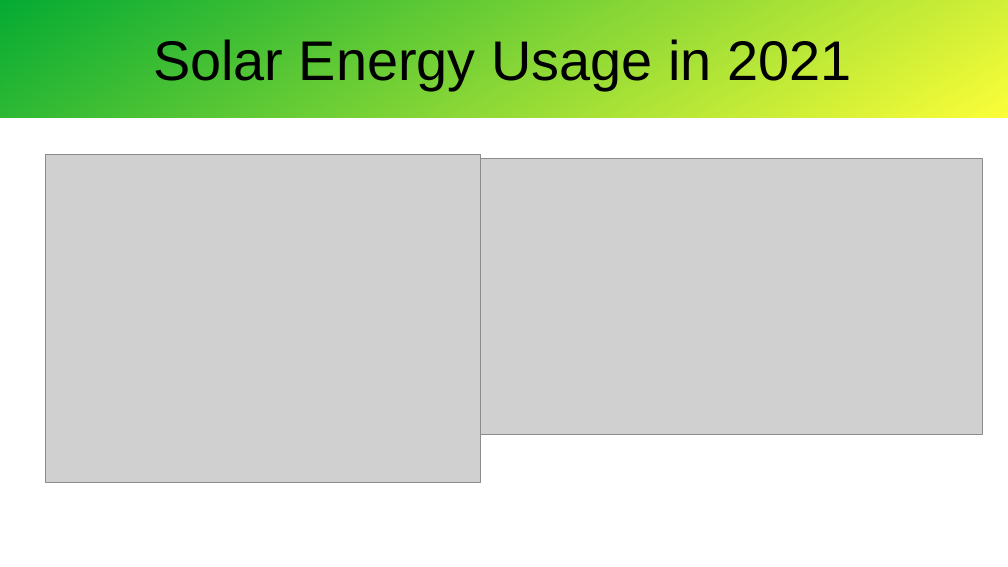
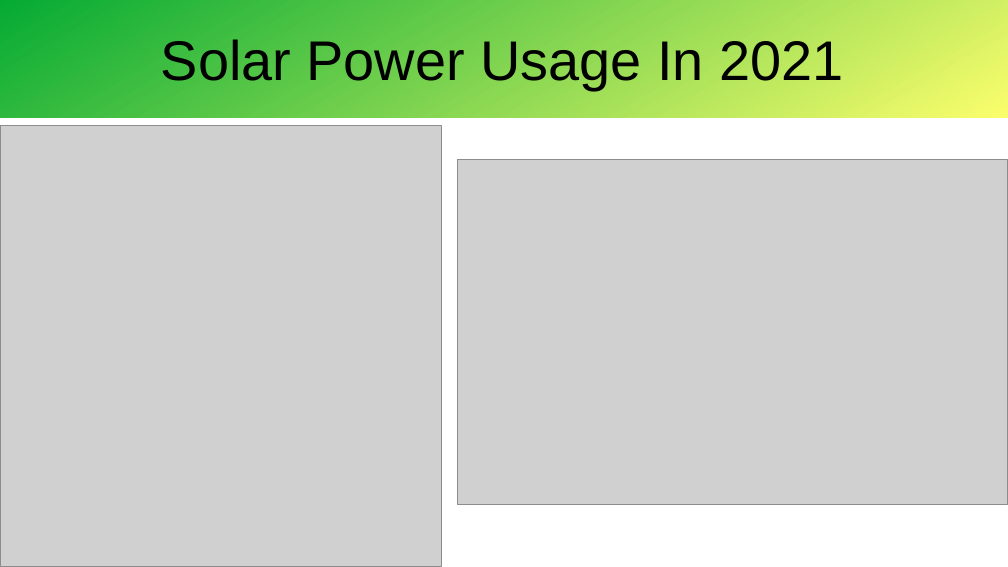
Before and after one commit to kim-tynes/EnergySourcesPortfolioProject, a slide deck: slide 3 of energy.pptx. Drawn at 1008x567 pixels with LibreOffice and Linux fonts; fonts in the diff are those of the drawing; grey boxes stand for pictures. Boxes give left, top, right and bottom in pixels: in the first picture for what was removed or moved away, otherwise in the second. Text is boxed around its words. In the diff, an @@ line names an element or a change of style, - is before the commit and + after.

```diff
--- a/energy.pptx
+++ b/energy.pptx
@@ title "Solar Power Usage In 2021" at (0,0,1008,117): fill gradient #00A933 to #FFFF38 to gradient #00A933 to #FFFF6D @@
@@ title at (161,39,843,90): text changed @@
-Solar Energy Usage in 2021
+Solar Power Usage In 2021
@@ picture: place and size @@
-picture at (46,155,480,484)
+picture at (0,125,442,567)
@@ picture: place and size @@
-picture at (480,159,983,434)
+picture at (457,160,1008,504)
```
Also in this commit, not shown: 6 other slides changed.
